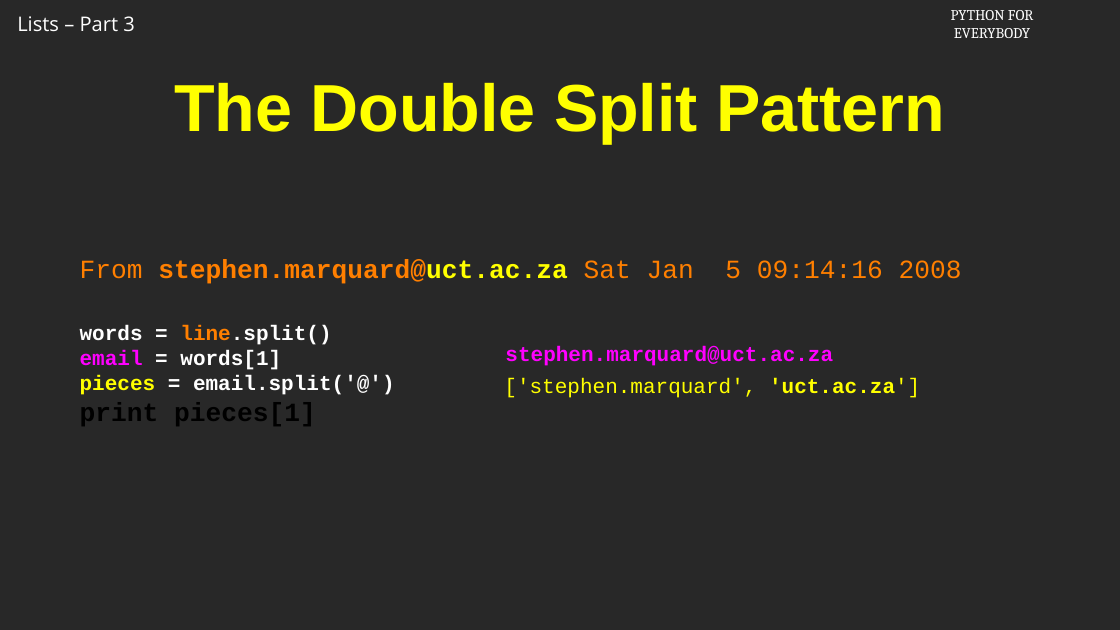
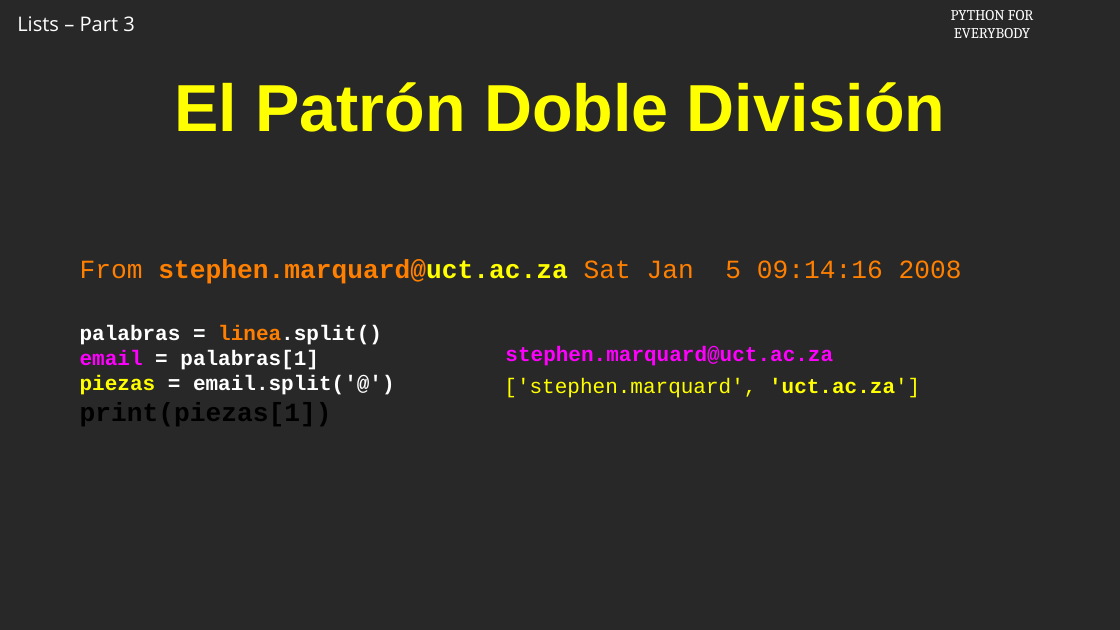
Before and after one commit to csev/py4e, a slide deck: slide 6 of ai/8.3.pptx. Drawn at 1120x630 pixels with LibreOffice and Linux fonts; fonts in the diff are those of the drawing; background and template pictures are left out. Boxes give left, top, right and bottom in pixels: in the first picture for what was removed or moved away, otherwise in the second. Text is boxed around its words. In the diff, an @@ line names an element or a change of style, - is before the commit and + after.

```diff
--- a/ai/8.3.pptx
+++ b/ai/8.3.pptx
@@ text at (x1=174, y1=82, x2=945, y2=132): text changed @@
-The Double Split Pattern
+El Patrón Doble División
@@ text at (x1=80, y1=325, x2=395, y2=429): text changed @@
-words = line.split()
-email = words[1]
-pieces = email.split('@')
-print pieces[1]
+palabras = linea.split()
+email = palabras[1]
+piezas = email.split('@')
+print(piezas[1])
```
Also in this commit, not shown: 7 other slides changed, 1 slide added, 1 slide removed.
